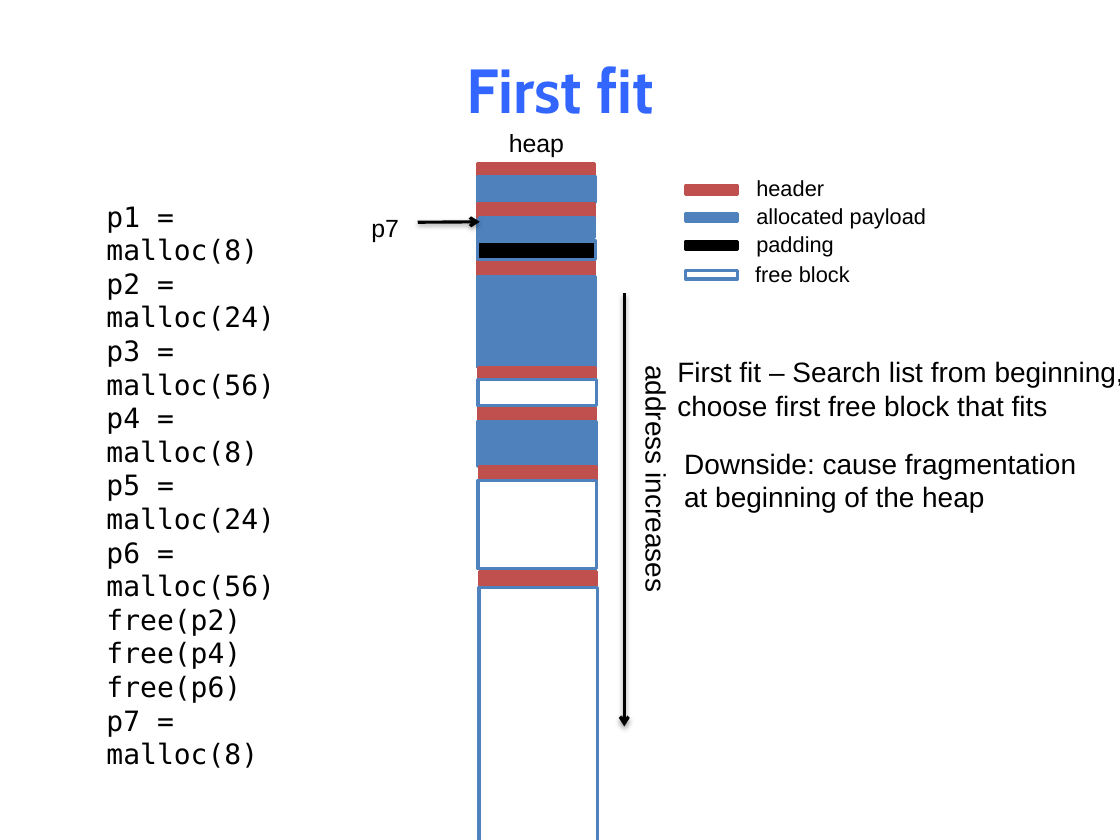
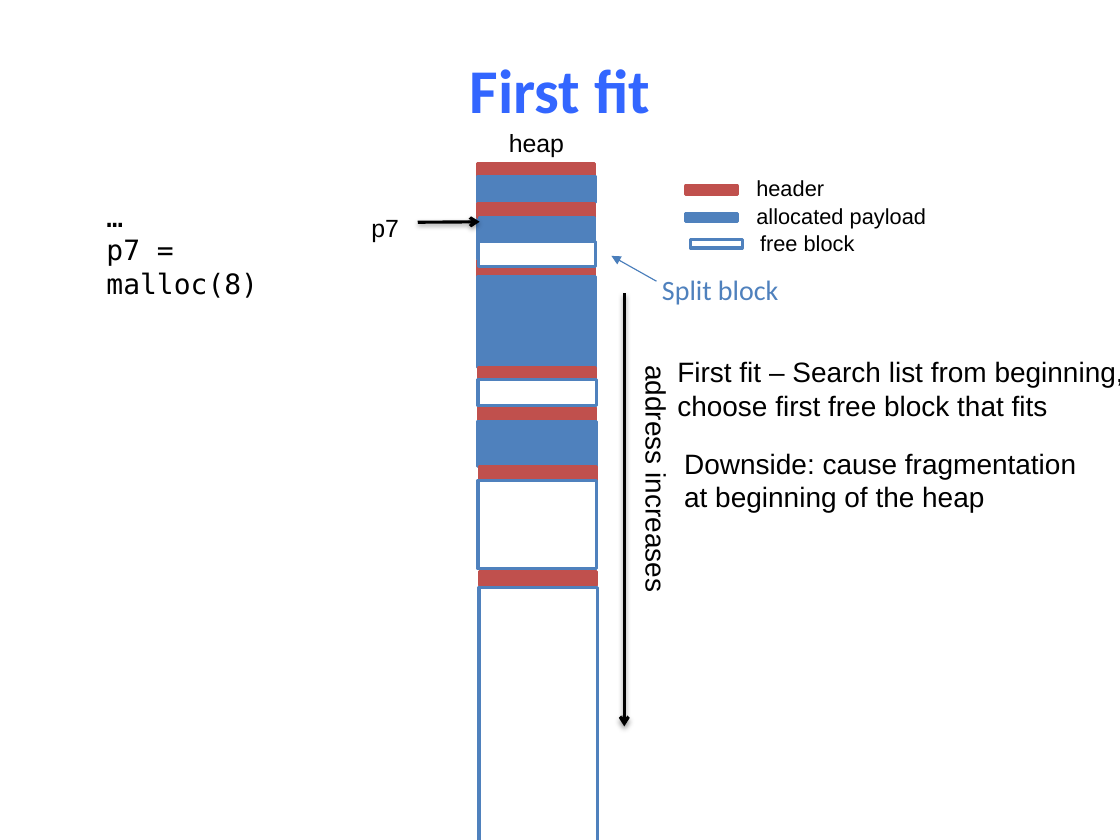
Before and after one commit to NYU-CSO/nyu-cso.github.io, a slide deck: slide 35 of notes/14-Dynamic_Allocator.pptx (slide 26 before the commit). Drawn at 1120x840 pixels with LibreOffice and Linux fonts; fonts in the diff are those of the drawing. Boxes give left, top, right and bottom in pixels: in the first picture for what was removed or moved away, otherwise in the second. Text is boxed around its words. In the diff, an @@ line names an element or a change of style, - is before the commit and + after.

```diff
--- a/notes/14-Dynamic_Allocator.pptx
+++ b/notes/14-Dynamic_Allocator.pptx
@@ title "First fit" at (470, 69, 650, 114): font Cabin to Calibri @@
@@ text at (106, 206, 275, 703): text changed @@
-p1 = malloc(8)
-p2 = malloc(24)
-p3 = malloc(56)
-p4 = malloc(8)
-p5 = malloc(24)
-p6 = malloc(56)
-free(p2)
-free(p4)
-free(p6)
+…
@@ rectangle: place and size @@
-rectangle at (479, 217, 595, 237)
+rectangle at (479, 217, 595, 258)
@@ text "free block": place and size @@
-text "free block" at (755, 266, 850, 283)
+text "free block" at (760, 235, 855, 252)
@@ text removed at (756, 236, 834, 257) @@
-padding
@@ rectangle: place and size @@
-rectangle at (477, 241, 596, 259)
+rectangle at (478, 242, 596, 267)
@@ rectangle at (478, 242, 596, 267): fill #000000 to #FFFFFF @@
@@ arrow added from (656, 281) to (612, 255), #4B7EBC 0.75 pt @@
@@ rectangle removed at (687, 241, 738, 249) @@
@@ rectangle: place and size @@
-rectangle at (685, 271, 737, 279)
+rectangle at (690, 240, 741, 248)
@@ text added at (662, 280, 778, 305), 18 pt, text #4F81BD @@
+Split block
```
Also in this commit, not shown: 51 other slides changed, 29 slides added, 10 slides removed, 1 other file.
